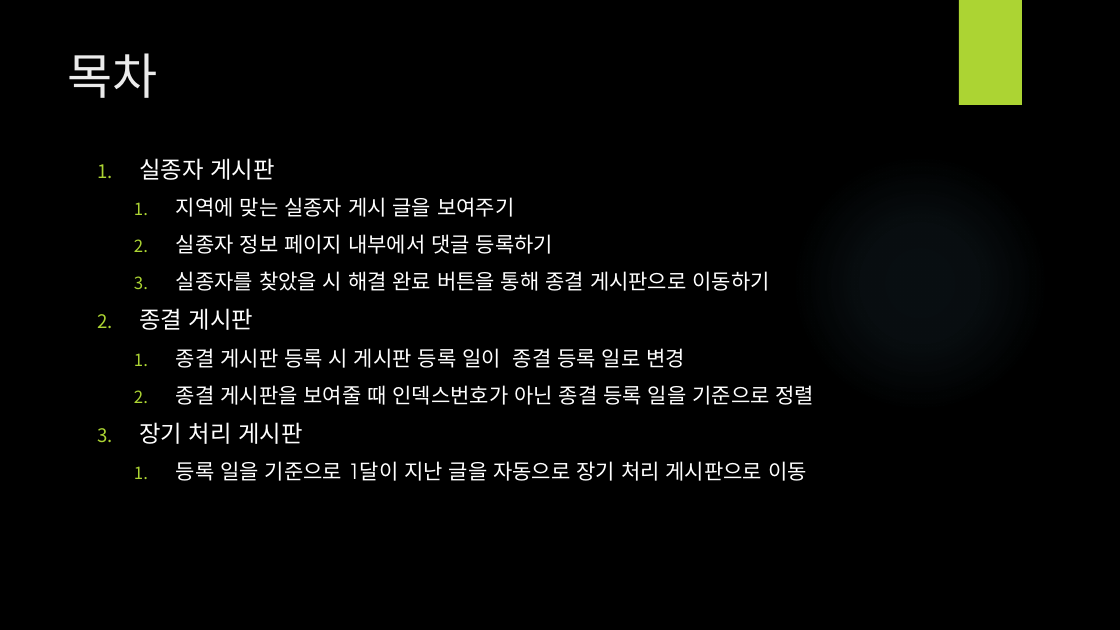
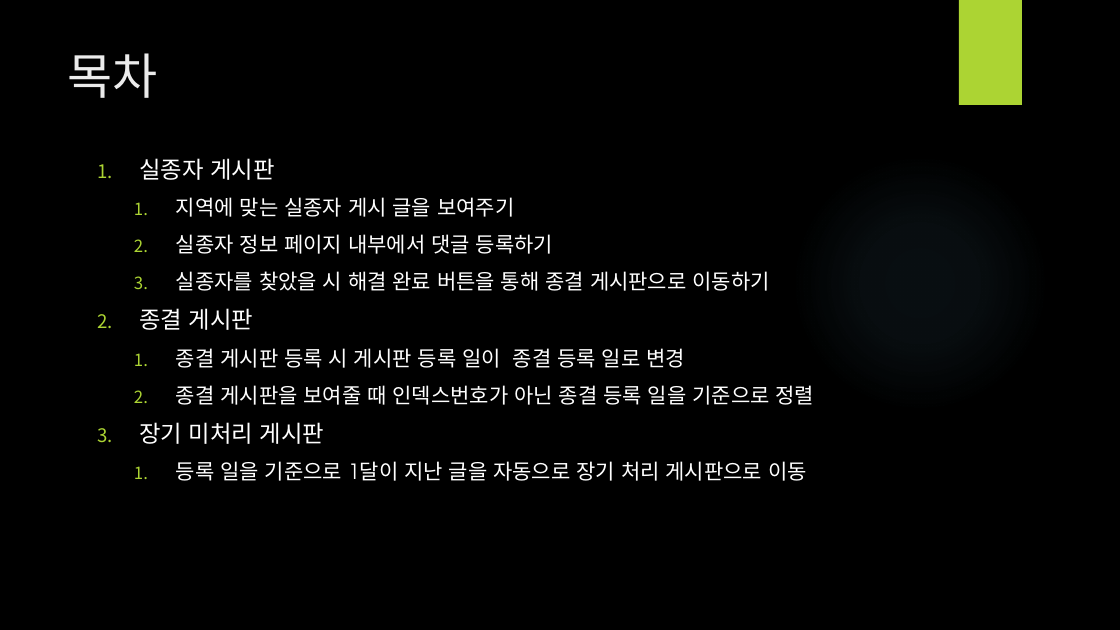
Before and after one commit to LDWon/1teamProject, a slide deck: slide 3 of 1조 실종자게시판_최종.pptx (slide 4 before the commit). Drawn at 1120x630 pixels with LibreOffice and Linux fonts; fonts in the diff are those of the drawing; background and template pictures are left out. Boxes give left, top, right and bottom in pixels: in the first picture for what was removed or moved away, otherwise in the second. Text is boxed around its words. In the diff, an @@ line names an element or a change of style, - is before the commit and + after.

```diff
--- a/1조 실종자게시판_최종.pptx
+++ b/1조 실종자게시판_최종.pptx
@@ text at (139, 422, 324, 444): text changed @@
-3. 장기 처리 게시판
+3. 장기 미처리 게시판
```
Also in this commit, not shown: 1 slide removed.
